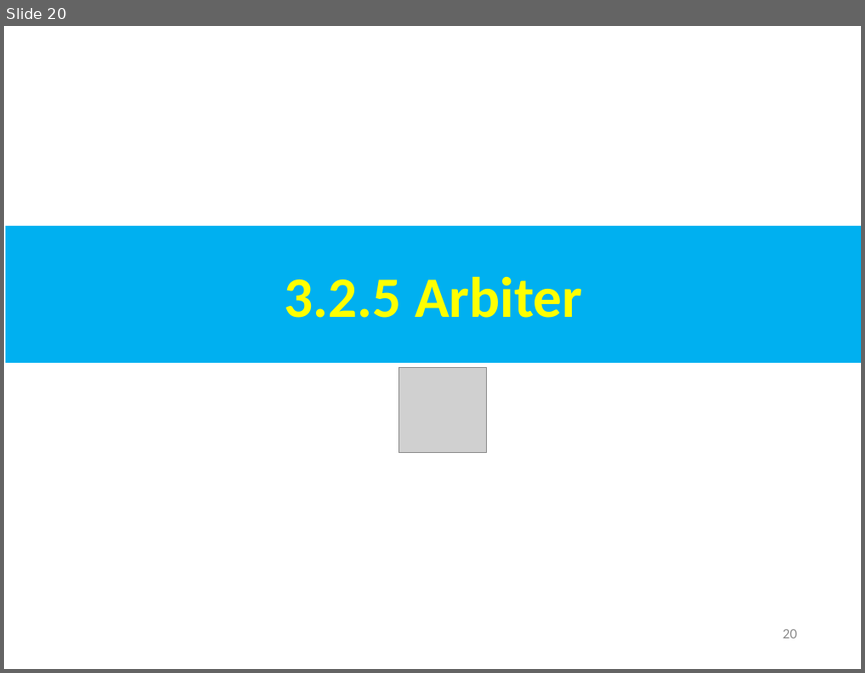
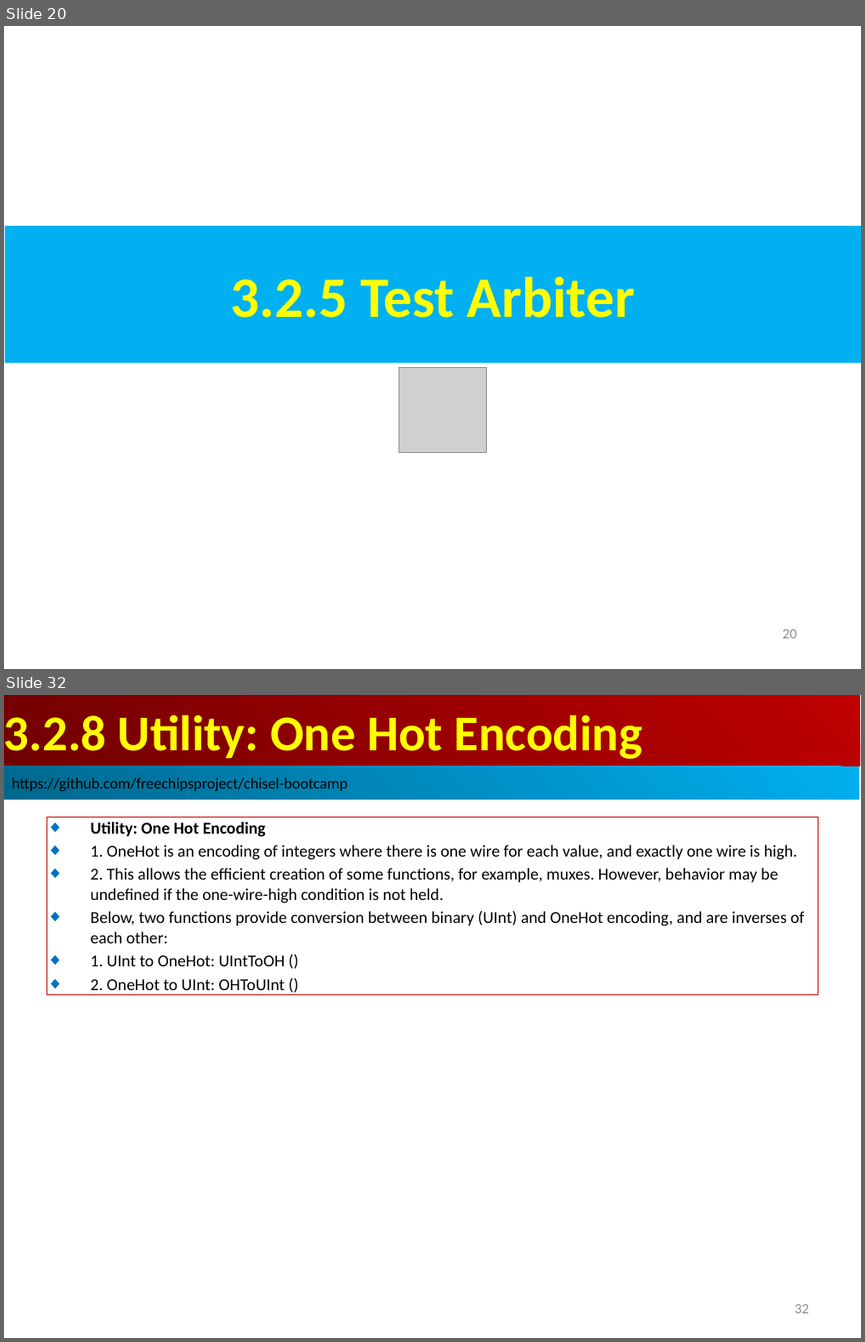
Before and after one commit to peterhchen/AIU_CS800_Chisel, a slide deck: 300_UCB_BC/003.2_StdLib/000_Video/003.2_StdLib.ppt. Shown one above the other, each under a label of ours: slide 20 before the commit, slides 20 and 32 after it; the slides between them are not shown. The pictures are 865x673 and 865x1342 pixels, drawn with LibreOffice and Linux fonts; fonts in the diff are those of the drawing; grey boxes stand for pictures. Boxes give left, top, right and bottom in pixels: in the first picture for what was removed or moved away, otherwise in the second. Text is boxed around its words. In the diff, an @@ line names an element or a change of style, - is before the commit and + after.

```diff
--- a/300_UCB_BC/003.2_StdLib/000_Video/003.2_StdLib.ppt
+++ b/300_UCB_BC/003.2_StdLib/000_Video/003.2_StdLib.ppt
@@ slide 32 added at <box>4,695,861,1338</box>, background #FFFFFF @@
@@ rectangle added at <box>4,695,860,766</box>, fill gradient #BF0000 to #710000, 42 pt, text #FFFF00, bold @@
+3.2.8 Utility: One Hot Encoding
@@ rectangle added at <box>4,766,859,800</box>, fill gradient #00AFEF to #00688E, 13 pt, text #000000 @@
+https://github.com/freechipsproject/chisel-bootcamp
@@ rectangle added at <box>46,817,818,995</box>, outline #C00000 0.74 pt, 14 pt, text #000000 @@
+◆ Utility: One Hot Encoding
+◆ 1. OneHot is an encoding of integers where there is one wire for each value, and exactly one wire is high.
+◆ 2. This allows the efficient creation of some functions, for example, muxes. However, behavior may be undefined if the one-wire-high condition is not held.
+◆ Below, two functions provide conversion between binary (UInt) and OneHot encoding, and are inverses of each other:
+◆ 1. UInt to OneHot: UIntToOH ()
+◆ 2. OneHot to UInt: OHToUInt ()
@@ page number added at <box>794,1304,809,1313</box>, 12 pt, text #8B8B8B @@
+32
@@ slide 20 changed as well @@
@@ text in rectangle at <box>230,277,635,318</box>: text changed @@
-3.2.5 Arbiter
+3.2.5 Test Arbiter
```
Also in this commit, not shown: 9 other slides changed, 18 other slides added.
